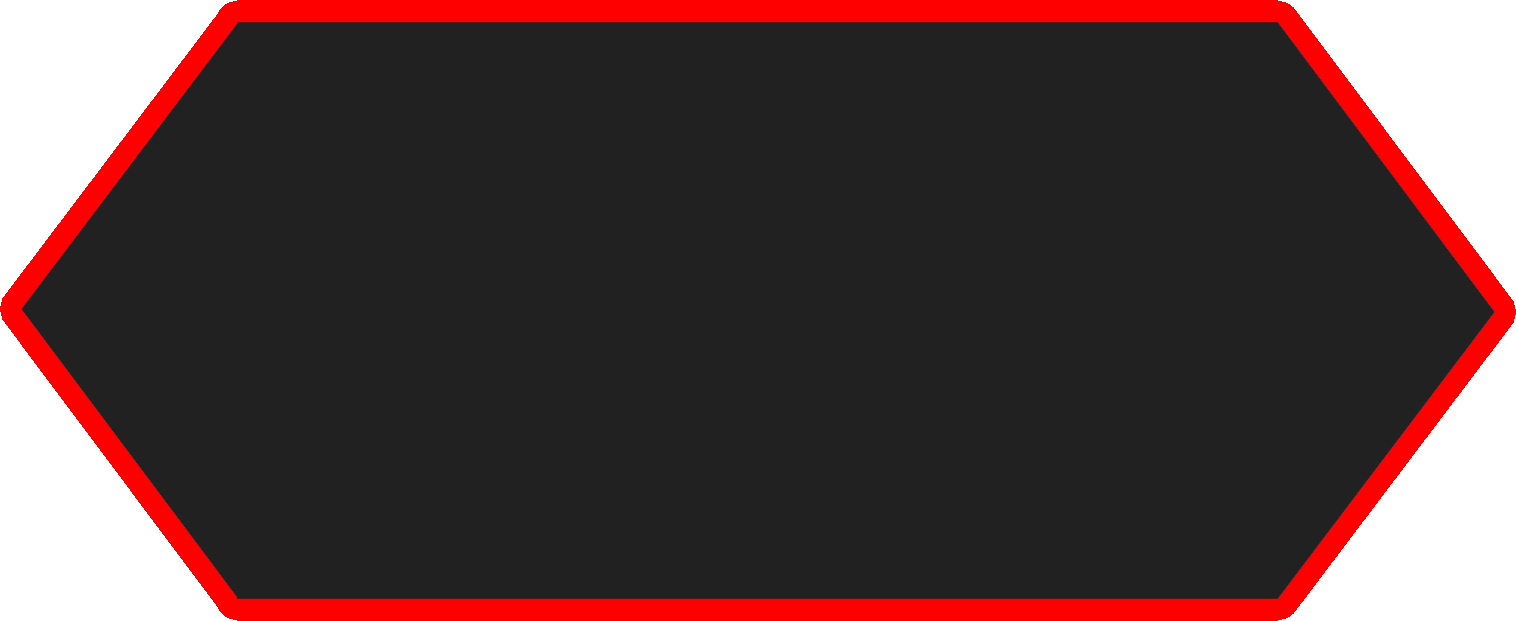
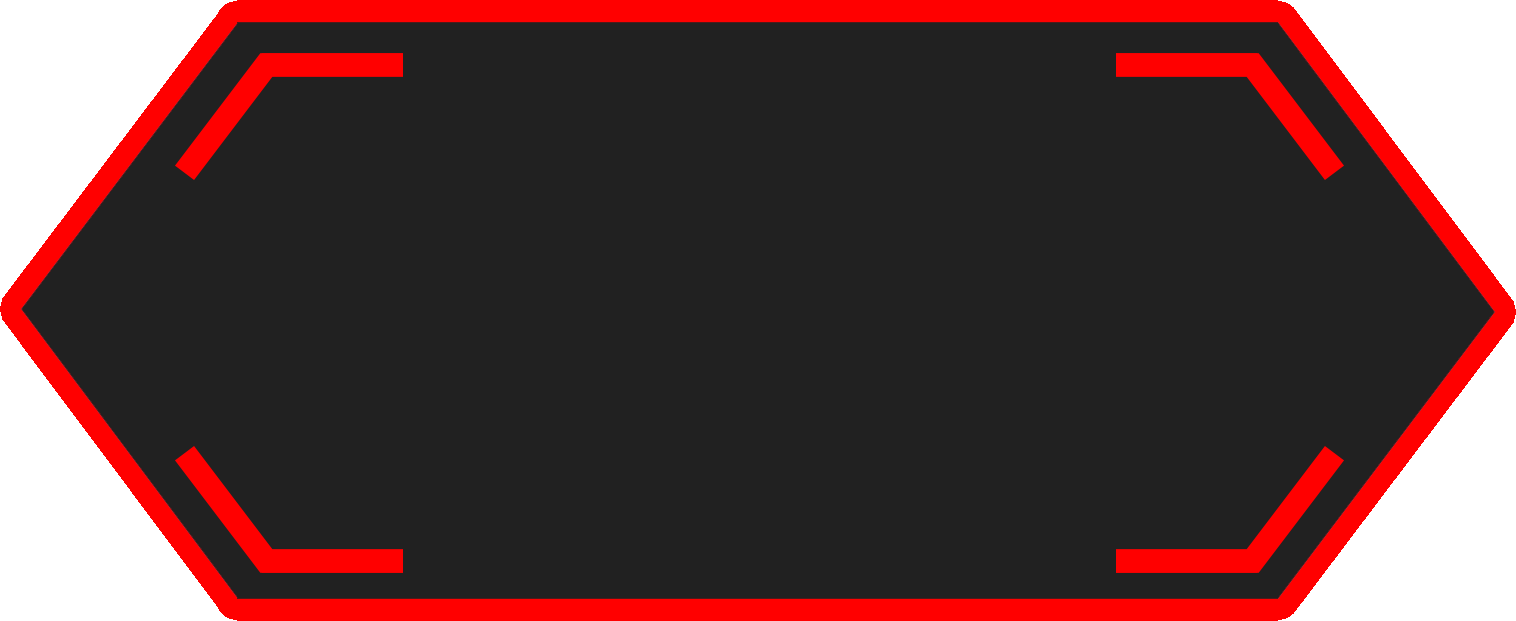
Layered file, before and after one edit (1516 × 621). Changes by layer:
added layer "Rectangle 2 copy 3" above "Rectangle 2 copy 4" over (175, 446, 403, 573)
added layer "Rectangle 2 copy 4" above "Rectangle 2 copy 2" over (1116, 53, 1344, 180)
added layer "Rectangle 2 copy 2" above "Rectangle 2 copy" over (1116, 446, 1344, 573)
added layer "Rectangle 2 copy" above "Layer 1" over (175, 53, 403, 180)
